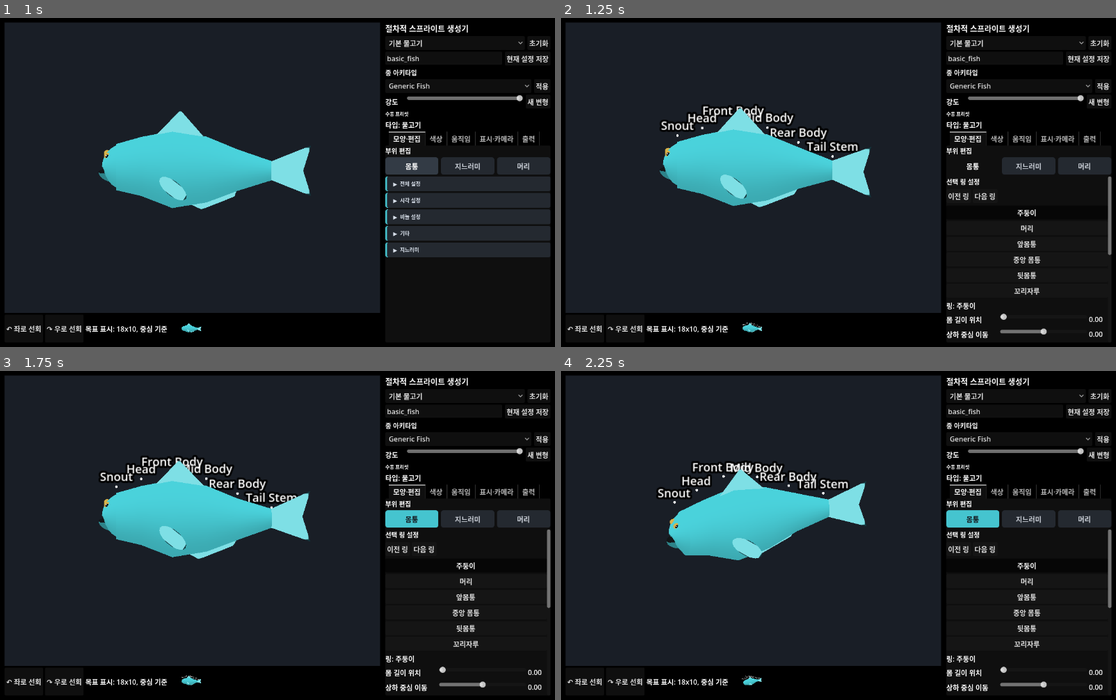
Above: before the commit, frames 1-4 (two rows, left to right).
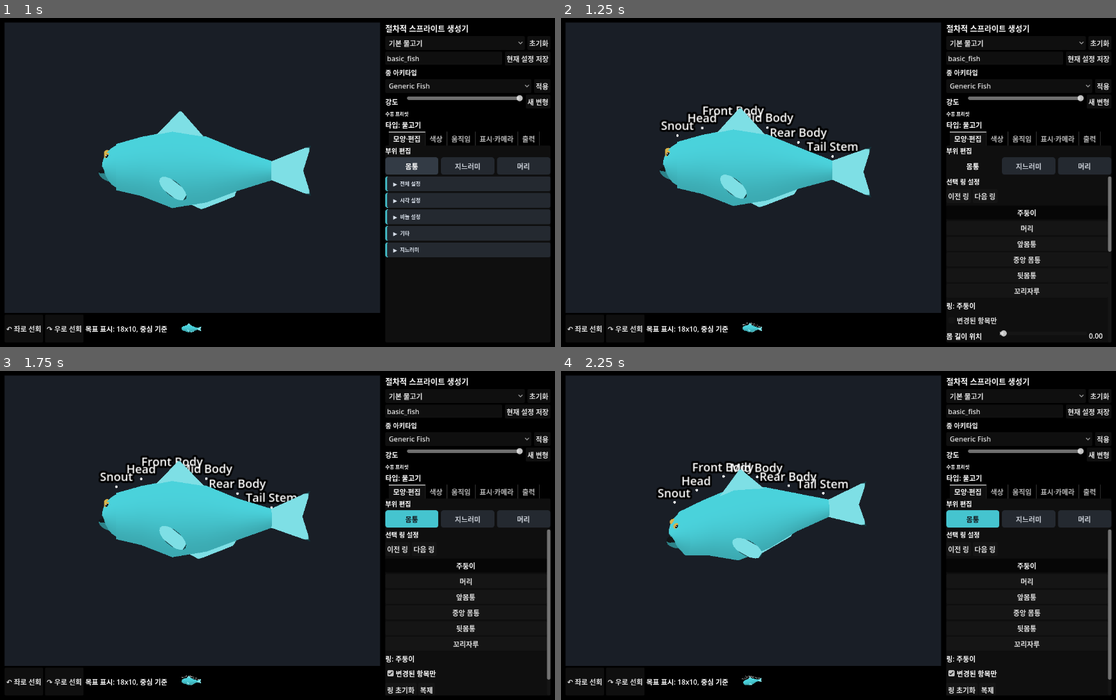
Above: after the commit, the same moments.

Repository: currywhaleshark/aquarium_sprite_mock-up_generator
Game: Godot game, scene res://scenes/Main.tscn
Same seed, same stepped clock (60 frames per second), same inputs: the game is played once before the commit and once after it.
Inputs (mouse positions are in pixels of both pictures, inside the frame that each line leads up to):
- Up to frame 1 (1 s): tap Enter at 0.5 s; move the mouse to (399, 166) at 0.52 s; hold D from 0.53 s (still down); tap R at 0.6 s; click (399, 166) at 0.67 s; tap Space at 0.77 s
- Up to frame 2 (1.25 s): keep holding D; tap Space at 1.07 s
- Up to frame 3 (1.75 s): release D at 1.25 s; click (466, 673) at 1.25 s, where only the run after the commit has a clickable "변경된 항목만"
- Up to frame 4 (2.25 s): drag from (727, 551) to (810, 601) at 2.02 s

Frame 1 is identical in both runs. In frame 2, 0.4% of the frame differs, in the area x 69-100%, y 70-98%; in frame 3, 0.6%, in the area x 69-100%, y 71-99%; in frame 4, 0.6%.

Commit message:
Supply slider defaults and changed markers per panel

Diff:
--- a/scripts/tools/BodyEditorPanelTest.gd
+++ b/scripts/tools/BodyEditorPanelTest.gd
@@ -1,6 +1,7 @@
 extends Node
 
 const BodyEditorPanelScript := preload("res://scripts/ui/BodyEditorPanel.gd")
+const BodyProfileScript := preload("res://scripts/creature/BodyProfile.gd")
 
 func _ready() -> void:
 	var panel := BodyEditorPanelScript.new()
@@ -47,6 +48,10 @@
 	assert(abs(float(rings[3].get("top_flatness", 0.0)) - 0.8) < 0.001)
 	assert(abs(float(rings[3].get("right_flatness", 0.0)) - 0.55) < 0.001)
 	assert(abs(float(rings[3].get("sway_weight", 0.0)) - 0.5) < 0.001)
+	assert(panel.is_row_changed("upper_height"))
+	var default_mid_body := _default_ring("mid_body")
+	panel.set_ring_parameter("upper_height", float(default_mid_body.get("upper_height", 0.0)))
+	assert(not panel.is_row_changed("upper_height"))
 
 	panel.select_next_ring()
 	assert(selected[0] == "rear_body")
@@ -59,3 +64,9 @@
 	file.close()
 	print("BODY_EDITOR_PANEL_TEST_OK")
 	get_tree().quit(0)
+
+func _default_ring(ring_id: String) -> Dictionary:
+	for ring in BodyProfileScript.default_fish_rings():
+		if String(ring.get("id", "")) == ring_id:
+			return ring
+	return {}
--- a/scripts/tools/HeadEditorPanelTest.gd
+++ b/scripts/tools/HeadEditorPanelTest.gd
@@ -37,6 +37,11 @@
 	assert(_has_numeric_slider(panel, "lower_jaw_angle"))
 	assert(_has_numeric_slider(panel, "lower_jaw_thickness"))
 	assert(_has_numeric_slider(panel, "lower_jaw_tip"))
+	assert(not panel.is_row_changed("head_size"))
+	panel.set_numeric_parameter("head_size", 0.9)
+	assert(panel.is_row_changed("head_size"))
+	panel.set_numeric_parameter("head_size", panel._default_numeric("head_size"))
+	assert(not panel.is_row_changed("head_size"))
 	var hinge_x_slider := _slider_for_key(panel, "jaw_hinge_x")
 	var hinge_y_slider := _slider_for_key(panel, "jaw_hinge_y")
 	assert(hinge_x_slider != null)
--- a/scripts/ui/BodyEditorPanel.gd
+++ b/scripts/ui/BodyEditorPanel.gd
@@ -3,6 +3,7 @@
 
 signal parameters_changed(parameters: Dictionary)
 signal ring_selected(ring_id: String)
+signal numeric_slider_changed(key: String)
 
 const UiText := preload("res://scripts/ui/UiText.gd")
 const UiRows := preload("res://scripts/ui/UiRows.gd")
@@ -30,6 +31,8 @@
 var ring_list: VBoxContainer
 var selected_label: Label
 var numeric_sliders := {}
+var changed_only_check: CheckBox
+var show_changed_only := false
 var _updating := false
 
 func _ready() -> void:
@@ -60,6 +63,14 @@
 	selected_label.autowrap_mode = TextServer.AUTOWRAP_WORD_SMART
 	add_child(selected_label)
 
+	changed_only_check = CheckBox.new()
+	changed_only_check.text = UiText.changed_only_filter()
+	changed_only_check.toggled.connect(func(enabled: bool) -> void:
+		show_changed_only = enabled
+		_apply_row_filter()
+	)
+	add_child(changed_only_check)
+
 	for key in RING_NUMERIC_KEYS.keys():
 		_add_numeric_row(key)
 
@@ -215,10 +226,14 @@
 	})
 	var slider := widgets["slider"] as HSlider
 	var value_label := widgets["value_label"] as Label
-	numeric_sliders[key] = {"slider": slider, "label": value_label}
+	widgets["label"] = value_label
+	numeric_sliders[key] = widgets
 	slider.value_changed.connect(func(value: float) -> void:
 		value_label.text = "%.2f" % value
+		UiRows.update_changed_marker(widgets)
+		_apply_row_filter()
 		if not _updating:
+			numeric_slider_changed.emit(key)
 			set_ring_parameter(key, value)
 	)
 
@@ -240,15 +255,22 @@
 		ring_buttons[ring_id] = button
 
 	var ring := _selected_ring()
+	var default_ring := _default_ring(selected_ring_id)
 	selected_label.text = "링: %s" % UiText.body_ring(String(ring.get("id", "")), String(ring.get("label", "-")))
 	for key in numeric_sliders.keys():
 		var widgets: Dictionary = numeric_sliders[key]
 		var slider := widgets["slider"] as HSlider
 		var label := widgets["label"] as Label
 		var value := float(ring.get(key, 0.0))
+		if default_ring.has(key):
+			UiRows.set_row_default(widgets, float(default_ring[key]))
+		else:
+			UiRows.clear_row_default(widgets)
 		slider.value = value
 		label.text = "%.2f" % value
+		UiRows.update_changed_marker(widgets)
 	_updating = false
+	_apply_row_filter()
 
 func _emit_and_refresh() -> void:
 	parameters["body_profile"] = BodyProfileScript.ensure_body_profile(parameters)
@@ -262,6 +284,25 @@
 			return ring
 	return {}
 
+func is_row_changed(key: String) -> bool:
+	if not numeric_sliders.has(key):
+		return false
+	return UiRows.is_changed_from_default(numeric_sliders[key])
+
+func _default_ring(ring_id: String) -> Dictionary:
+	for ring in BodyProfileScript.default_fish_rings():
+		if String(ring.get("id", "")) == ring_id:
+			return ring
+	return {}
+
+func _apply_row_filter() -> void:
+	for key in numeric_sliders.keys():
+		var widgets: Dictionary = numeric_sliders[key]
+		var row := widgets.get("row") as Control
+		if row == null:
+			continue
+		row.visible = (not show_changed_only) or UiRows.is_changed_from_default(widgets)
+
 func _rings() -> Array:
 	if not parameters.has("body_profile"):
 		parameters["body_profile"] = BodyProfileScript.ensure_body_profile(parameters)
--- a/scripts/ui/FinEditorPanel.gd
+++ b/scripts/ui/FinEditorPanel.gd
@@ -2,6 +2,7 @@
 extends VBoxContainer
 
 signal parameters_changed(parameters: Dictionary)
+signal numeric_slider_changed(key: String)
 signal vector_edit_target_changed(slot: String)
 signal vector_edit_preview_changed(slot: String, active: bool, norm_position: Vector2, ghost: bool)
 
@@ -108,6 +109,8 @@
 var numeric_container: VBoxContainer
 var numeric_sliders := {}
 var vector_editor: Control
+var changed_only_check: CheckBox
+var show_changed_only := false
 var _updating := false
 
 func _ready() -> void:
@@ -157,6 +160,14 @@
 		set_slot_shape(selected_slot, String(shape_option.get_item_metadata(index)))
 	)
 	add_child(shape_option)
+
+	changed_only_check = CheckBox.new()
+	changed_only_check.text = UiText.changed_only_filter()
+	changed_only_check.toggled.connect(func(enabled: bool) -> void:
+		show_changed_only = enabled
+		_apply_row_filter()
+	)
+	add_child(changed_only_check)
 
 	numeric_container = VBoxContainer.new()
 	numeric_container.add_theme_constant_override("separation", 1)
@@ -335,14 +346,17 @@
 			var slider := widgets["slider"] as HSlider
 			var label := widgets["label"] as Label
 			var value := _numeric_value(String(key), slot_keys[key])
+			UiRows.set_row_default(widgets, _numeric_default(String(key), slot_keys[key]))
 			slider.value = value
 			label.text = "%.2f" % value
+			UiRows.update_changed_marker(widgets)
 	else:
 		for child in numeric_container.get_children():
 			child.queue_free()
 		numeric_sliders.clear()
 		for key in slot_keys.keys():
 			_add_numeric_row(String(key), slot_keys[key])
+	_apply_row_filter()
 
 func _add_numeric_row(key: String, config: Dictionary) -> void:
 	var widgets := UiRows.add_labeled_slider(numeric_container, UiText.fin_parameter(key), {
@@ -350,14 +364,19 @@
 		"min": float(config.get("min", 0.0)),
 		"max": float(config.get("max", 1.0)),
 		"step": float(config.get("step", 0.005)),
+		"default": _numeric_default(key, config),
 		"value": _numeric_value(key, config),
 	})
 	var slider := widgets["slider"] as HSlider
 	var value_label := widgets["value_label"] as Label
-	numeric_sliders[key] = {"slider": slider, "label": value_label}
+	widgets["label"] = value_label
+	numeric_sliders[key] = widgets
 	slider.value_changed.connect(func(value: float) -> void:
 		value_label.text = "%.2f" % value
+		UiRows.update_changed_marker(widgets)
+		_apply_row_filter()
 		if not _updating:
+			numeric_slider_changed.emit(key)
 			set_numeric_parameter(key, value)
 	)
 
@@ -368,6 +387,25 @@
 	if fallback_key != "" and parameters.has(fallback_key):
 		return float(parameters[fallback_key])
 	return float(config.get("fallback", 0.0))
+
+func _numeric_default(_key: String, config: Dictionary) -> float:
+	var fallback_key := String(config.get("fallback_key", ""))
+	if fallback_key != "" and parameters.has(fallback_key):
+		return float(parameters[fallback_key])
+	return float(config.get("fallback", 0.0))
+
+func is_row_changed(key: String) -> bool:
+	if not numeric_sliders.has(key):
+		return false
+	return UiRows.is_changed_from_default(numeric_sliders[key])
+
+func _apply_row_filter() -> void:
+	for key in numeric_sliders.keys():
+		var widgets: Dictionary = numeric_sliders[key]
+		var row := widgets.get("row") as Control
+		if row == null:
+			continue
+		row.visible = (not show_changed_only) or UiRows.is_changed_from_default(widgets)
 
 func _numeric_config_for_key(key: String) -> Dictionary:
 	var slot_keys: Dictionary = NUMERIC_KEYS.get(selected_slot, {})
--- a/scripts/ui/HeadEditorPanel.gd
+++ b/scripts/ui/HeadEditorPanel.gd
@@ -91,6 +91,8 @@
 var numeric_sliders := {}
 var current_numeric_keys: Array[String] = []
 var operculum_editor: Control
+var changed_only_check: CheckBox
+var show_changed_only := false
 var _updating := false
 
 # Collapsible groupings for the (many) fish head sliders. Keys not listed in any
@@ -110,6 +112,7 @@
 ]
 
 var section_bodies := {}
+var section_headers := {}
 var section_expanded := {}
 
 func _ready() -> void:
@@ -120,6 +123,14 @@
 
 	options_container = VBoxContainer.new()
 	add_child(options_container)
+
+	changed_only_check = CheckBox.new()
+	changed_only_check.text = UiText.changed_only_filter()
+	changed_only_check.toggled.connect(func(enabled: bool) -> void:
+		show_changed_only = enabled
+		_apply_row_filter()
+	)
+	add_child(changed_only_check)
 
 	slider_container = VBoxContainer.new()
 	add_child(slider_container)
@@ -249,18 +260,25 @@
 	return option
 
 func _add_numeric_row(parent: VBoxContainer, key: String, config: Dictionary) -> void:
-	var widgets := UiRows.add_labeled_slider(parent, UiText.parameter(key), {
+	var slider_config := {
 		"row_height": 0.0,
 		"label_width": 112,
 		"min": float(config["min"]),
 		"max": float(config["max"]),
 		"step": float(config["step"]),
-	})
+	}
+	var default_value := _default_numeric(key)
+	if default_value >= float(config["min"]) and default_value <= float(config["max"]):
+		slider_config["default"] = default_value
+	var widgets := UiRows.add_labeled_slider(parent, UiText.parameter(key), slider_config)
 	var slider := widgets["slider"] as HSlider
 	var value_label := widgets["value_label"] as Label
-	numeric_sliders[key] = {"slider": slider, "label": value_label}
+	widgets["label"] = value_label
+	numeric_sliders[key] = widgets
 	slider.value_changed.connect(func(value: float) -> void:
 		value_label.text = "%.2f" % value
+		UiRows.update_changed_marker(widgets)
+		_apply_row_filter()
 		if not _updating:
 			numeric_slider_changed.emit(key)
 			set_numeric_parameter(key, value)
@@ -295,8 +313,10 @@
 		var value := float(parameters.get(key, _default_numeric(key)))
 		slider.value = value
 		label.text = "%.2f" % value
+		UiRows.update_changed_marker(widgets)
 	_position_operculum_editor()
 	_updating = false
+	_apply_row_filter()
 
 # The operculum silhouette editor lives inside the "아가미" section body (added in
 # _add_section). It is a persistent node, so we detach it before a slider rebuild
@@ -331,6 +351,7 @@
 		child.queue_free()
 	numeric_sliders.clear()
 	section_bodies.clear()
+	section_headers.clear()
 	current_numeric_keys = visible_keys.duplicate()
 	var source: Dictionary = RAY_HEAD_KEYS if is_ray else NUMERIC_KEYS
 	var sections: Array = RAY_SECTIONS if is_ray else FISH_SECTIONS
@@ -424,6 +445,7 @@
 			operculum_editor.get_parent().remove_child(operculum_editor)
 		body.add_child(operculum_editor)
 	section_bodies[title] = body
+	section_headers[title] = header
 
 	var apply := func(expanded: bool) -> void:
 		section_expanded[title] = expanded
@@ -431,6 +453,33 @@
 		header.text = ("  ▼  " if expanded else "  ▶  ") + title
 	apply.call(header.button_pressed)
 	header.toggled.connect(func(pressed: bool) -> void: apply.call(pressed))
+	_apply_row_filter()
+
+func is_row_changed(key: String) -> bool:
+	if not numeric_sliders.has(key):
+		return false
+	return UiRows.is_changed_from_default(numeric_sliders[key])
+
+func _apply_row_filter() -> void:
+	for key in numeric_sliders.keys():
+		var widgets: Dictionary = numeric_sliders[key]
+		var row := widgets.get("row") as Control
+		if row == null:
+			continue
+		row.visible = (not show_changed_only) or UiRows.is_changed_from_default(widgets)
+	for title in section_bodies.keys():
+		var body := section_bodies[title] as Control
+		var header := section_headers.get(title) as Control
+		if body == null:
+			continue
+		var any_visible := false
+		for child in body.get_children():
+			if child is HBoxContainer and (child as Control).visible:
+				any_visible = true
+				break
+		if header != null:
+			header.visible = (not show_changed_only) or any_visible
+		body.visible = bool(section_expanded.get(title, false)) and ((not show_changed_only) or any_visible)
 
 func _visible_numeric_keys(is_ray: bool) -> Array[String]:
 	var result: Array[String] = []
--- a/scripts/ui/UiRows.gd
+++ b/scripts/ui/UiRows.gd
@@ -28,23 +28,25 @@
 		slider.value = float(config["value"])
 	row.add_child(slider)
 
+	row.set_meta("slider_step", slider.step)
 	if config.has("default"):
 		row.set_meta("default_value", float(config["default"]))
-		row.set_meta("slider_step", slider.step)
-		slider.draw.connect(func() -> void:
-			var span := slider.max_value - slider.min_value
-			if span <= 0.0:
-				return
-			var t := clampf((float(row.get_meta("default_value")) - slider.min_value) / span, 0.0, 1.0)
-			var x := slider.size.x * t
-			var center_y := slider.size.y * 0.5
-			slider.draw_line(
-				Vector2(x, center_y - 4.0),
-				Vector2(x, center_y + 4.0),
-				Color(1.0, 1.0, 1.0, 0.55),
-				2.0
-			)
+	slider.draw.connect(func() -> void:
+		if not row.has_meta("default_value"):
+			return
+		var span := slider.max_value - slider.min_value
+		if span <= 0.0:
+			return
+		var t := clampf((float(row.get_meta("default_value")) - slider.min_value) / span, 0.0, 1.0)
+		var x := slider.size.x * t
+		var center_y := slider.size.y * 0.5
+		slider.draw_line(
+			Vector2(x, center_y - 4.0),
+			Vector2(x, center_y + 4.0),
+			Color(1.0, 1.0, 1.0, 0.55),
+			2.0
 		)
+	)
 
 	var value_label := Label.new()
 	value_label.custom_minimum_size = Vector2(float(config.get("value_width", 44.0)), 0)
@@ -52,12 +54,11 @@
 		value_label.text = "%.2f" % float(config["value"])
 	row.add_child(value_label)
 
-	if config.has("default"):
-		slider.gui_input.connect(func(event: InputEvent) -> void:
-			var mouse := event as InputEventMouseButton
-			if mouse != null and mouse.button_index == MOUSE_BUTTON_LEFT and mouse.double_click:
-				UiRows.reset_row_to_default({"row": row, "slider": slider, "value_label": value_label, "name_label": label})
-		)
+	slider.gui_input.connect(func(event: InputEvent) -> void:
+		var mouse := event as InputEventMouseButton
+		if mouse != null and mouse.button_index == MOUSE_BUTTON_LEFT and mouse.double_click:
+			UiRows.reset_row_to_default({"row": row, "slider": slider, "value_label": value_label, "name_label": label})
+	)
 
 	parent.add_child(row)
 	return {"row": row, "slider": slider, "value_label": value_label, "name_label": label}
@@ -72,6 +73,29 @@
 	slider.value = float(row.get_meta("default_value"))
 	if widgets.has("value_label") and widgets["value_label"] is Label:
 		(widgets["value_label"] as Label).text = "%.2f" % slider.value
+	update_changed_marker(widgets)
+
+static func set_row_default(widgets: Dictionary, value: float) -> void:
+	if not widgets.has("row"):
+		return
+	var row := widgets["row"] as Control
+	if row == null:
+		return
+	row.set_meta("default_value", value)
+	if widgets.has("slider") and widgets["slider"] is HSlider:
+		(widgets["slider"] as HSlider).queue_redraw()
+	update_changed_marker(widgets)
+
+static func clear_row_default(widgets: Dictionary) -> void:
+	if not widgets.has("row"):
+		return
+	var row := widgets["row"] as Control
+	if row == null:
+		return
+	if row.has_meta("default_value"):
+		row.remove_meta("default_value")
+	if widgets.has("slider") and widgets["slider"] is HSlider:
+		(widgets["slider"] as HSlider).queue_redraw()
 	update_changed_marker(widgets)
 
 static func is_changed_from_default(widgets: Dictionary) -> bool:
--- a/scripts/ui/UiText.gd
+++ b/scripts/ui/UiText.gd
@@ -494,5 +494,8 @@
 static func ring_parameter(key: String) -> String:
 	return String(RING_PARAMETER_LABELS.get(key, parameter(key)))
 
+static func changed_only_filter() -> String:
+	return "변경된 항목만"
+
 static func _humanize(value: String) -> String:
 	return value.replace("_", " ")
Not shown, changed: docs/superpowers/plans/2026-06-10-stage1-slider-discoverability.md
